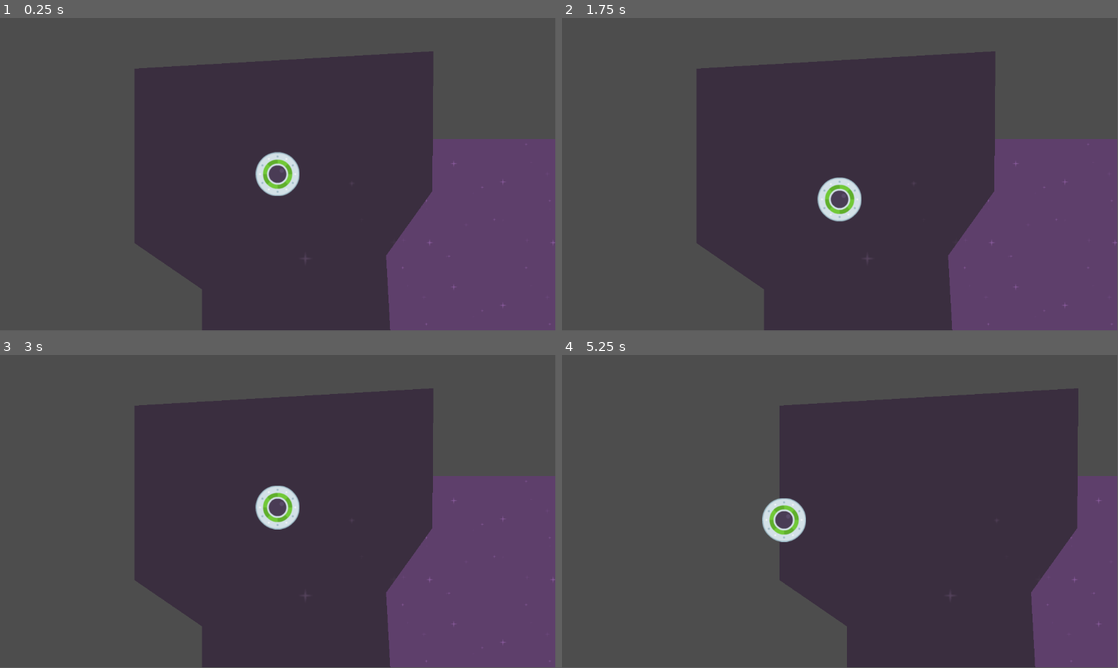
Above: before the commit, frames 1-4 (two rows, left to right).
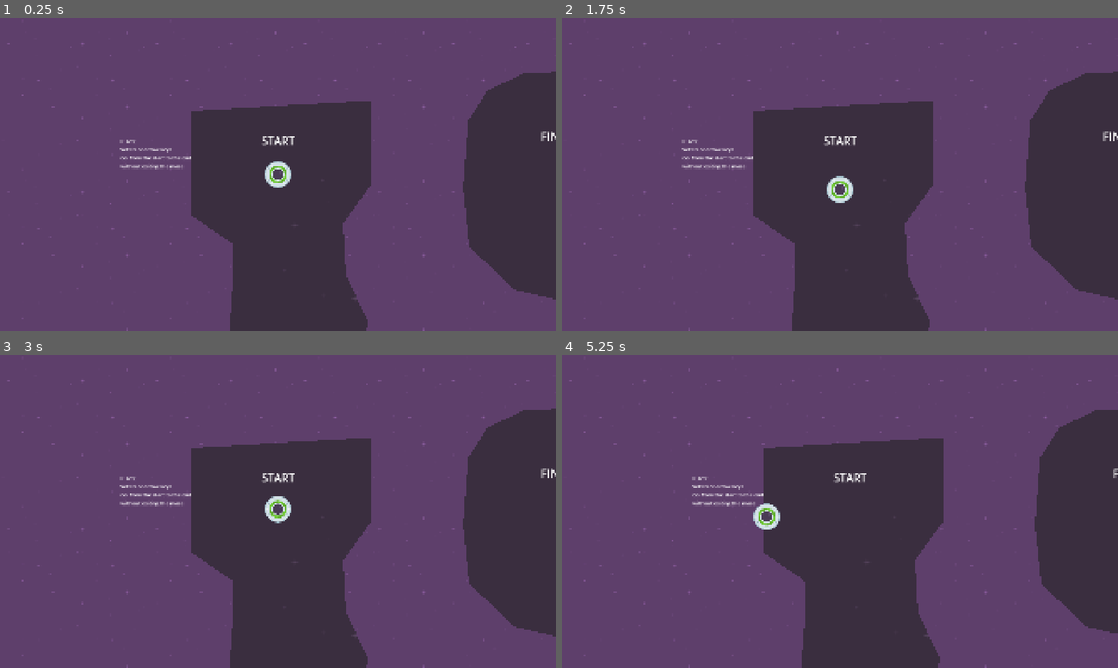
Above: after the commit, the same moments.

Repository: largozor/speedy-saucer
Game: Godot game, scene res://level_1.tscn
Same seed, same stepped clock (60 frames per second), same inputs: the game is played once before the commit and once after it.
Inputs:
- Up to frame 1 (0.25 s): no input
- Up to frame 2 (1.75 s): tap Enter at 0.5 s; hold Right (move_right) 0.53-1.28 s; hold S (move_down) from 1.28 s (still down)
- Up to frame 3 (3 s): release S (move_down) at 2.03 s; hold Right (move_right) 2.03-2.78 s; hold W (move_up) from 2.78 s (still down)
- Up to frame 4 (5.25 s): release W (move_up) at 3.53 s; hold Left (move_left) 3.53-5.03 s; hold S (move_down) from 5.03 s (still down)
In our replay, the window is 799x449 before the commit and 800x450 after it. These sizes can differ from the game's own. Grey fills any space a smaller window leaves; there, only what the larger window draws over its background counts as a difference.

The runs differ from the first frame. In frame 1, 72% of the frame differs, in the area x 0-100%, y 0-100%; in frame 2, 72%; in frame 3, 72%; in frame 4, 78%.

Commit message:
SS-2.24-done
All done

Diff:
--- a/level_1.gd
+++ b/level_1.gd
@@ -1,10 +1,4 @@
 extends Node2D
-
-
-# Called when the node enters the scene tree for the first time.
-func _ready() -> void:
-	print("Hello, world!")
-
 
 func _on_maze_body_exited(body: Node2D) -> void:
 	print("Body Out")
--- a/level_1.tscn
+++ b/level_1.tscn
@@ -1,19 +1,67 @@
-[gd_scene load_steps=5 format=3 uid="uid://cvax3us3mip72"]
+[gd_scene load_steps=8 format=3 uid="uid://cvax3us3mip72"]
 
 [ext_resource type="Texture2D" uid="uid://bvtw0uabb401f" path="res://purple.png" id="1_3hls8"]
 [ext_resource type="Script" uid="uid://dmw74wvt4wjbf" path="res://level_1.gd" id="1_hn12h"]
 [ext_resource type="PackedScene" uid="uid://cw246hcbfnd6c" path="res://player.tscn" id="2_hbghi"]
 [ext_resource type="PackedScene" uid="uid://b3fs1yoxqnpub" path="res://maze.tscn" id="4_ihfcg"]
 
+[sub_resource type="LabelSettings" id="LabelSettings_ihfcg"]
+font_size = 38
+
+[sub_resource type="LabelSettings" id="LabelSettings_5hph3"]
+font_size = 18
+
+[sub_resource type="LabelSettings" id="LabelSettings_rka8t"]
+font_size = 38
+
 [node name="Level1" type="Node2D"]
 script = ExtResource("1_hn12h")
 
-[node name="Background" type="TextureRect" parent="."]
+[node name="Graphics" type="Node" parent="."]
+
+[node name="CanvasLayer" type="CanvasLayer" parent="Graphics"]
+layer = -10
+
+[node name="Background" type="TextureRect" parent="Graphics/CanvasLayer"]
 z_index = -100
-offset_right = 1152.0
-offset_bottom = 648.0
+anchors_preset = 15
+anchor_right = 1.0
+anchor_bottom = 1.0
+grow_horizontal = 2
+grow_vertical = 2
 texture = ExtResource("1_3hls8")
 stretch_mode = 1
+metadata/_edit_use_anchors_ = true
+
+[node name="Start" type="Label" parent="Graphics"]
+z_index = -5
+offset_left = 18.0
+offset_top = -69.0
+offset_right = 131.0
+offset_bottom = -16.0
+text = "START"
+label_settings = SubResource("LabelSettings_ihfcg")
+
+[node name="Tutorial" type="Label" parent="Graphics"]
+z_index = -5
+offset_left = -470.0
+offset_top = -55.0
+offset_right = 514.0
+offset_bottom = 184.0
+text = "Rules:
+WASD or arrow keys
+Go from the start to the end
+without exiting the maze"
+label_settings = SubResource("LabelSettings_5hph3")
+
+[node name="Finish" type="Label" parent="Graphics"]
+z_index = -5
+offset_left = 982.0
+offset_top = -84.0
+offset_right = 1105.0
+offset_bottom = -31.0
+text = "FINISH"
+label_settings = SubResource("LabelSettings_rka8t")
 
 [node name="Player" parent="." instance=ExtResource("2_hbghi")]
 position = Vector2(74, 73)
--- a/player.gd
+++ b/player.gd
@@ -1,12 +1,4 @@
 extends RigidBody2D
-
-
-# Called when the node enters the scene tree for the first time.
-func _ready() -> void:
-	pass
-
-func _process(delta: float) -> void:
-	pass
 
 func _physics_process(delta: float) -> void:
 	var force = 1000
--- a/player.tscn
+++ b/player.tscn
@@ -18,6 +18,8 @@
 shape = SubResource("CircleShape2D_4flbx")
 
 [node name="Camera2D" type="Camera2D" parent="."]
+process_callback = 0
+position_smoothing_enabled = true
 rotation_smoothing_enabled = true
 drag_horizontal_enabled = true
 drag_vertical_enabled = true
--- a/project.godot
+++ b/project.godot
@@ -14,6 +14,13 @@
 run/main_scene="uid://cvax3us3mip72"
 config/features=PackedStringArray("4.5", "Forward Plus")
 config/icon="res://icon.svg"
+
+[display]
+
+window/size/viewport_width=1920
+window/size/viewport_height=1080
+window/stretch/mode="canvas_items"
+window/stretch/aspect="ignore"
 
 [input]
 
Not shown, added: export_presets.cfg
Not shown, added: Speedy Saucer.console.exe
Not shown, added: Speedy Saucer.exe
Not shown, added: Speedy Saucer.pck
